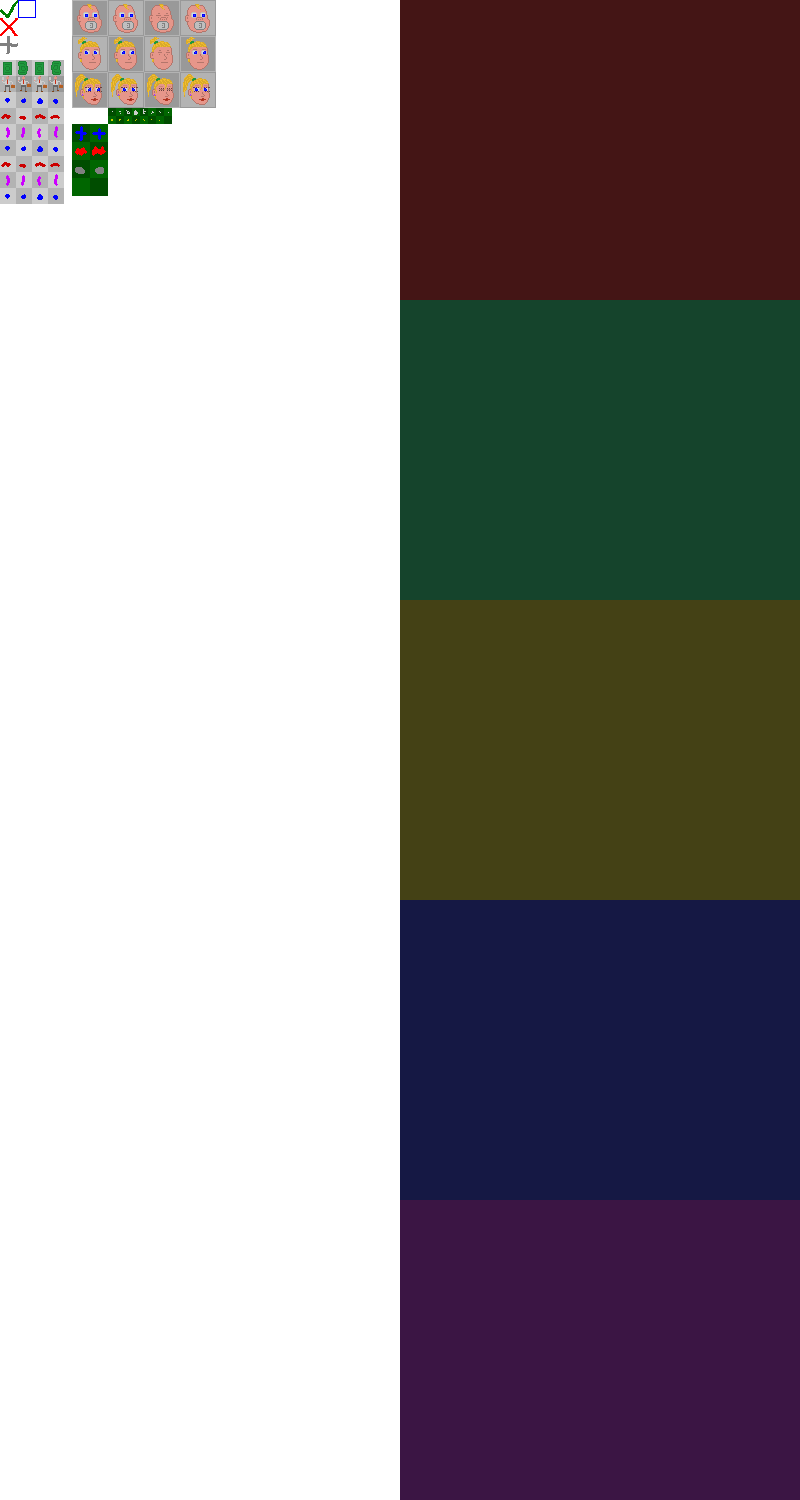
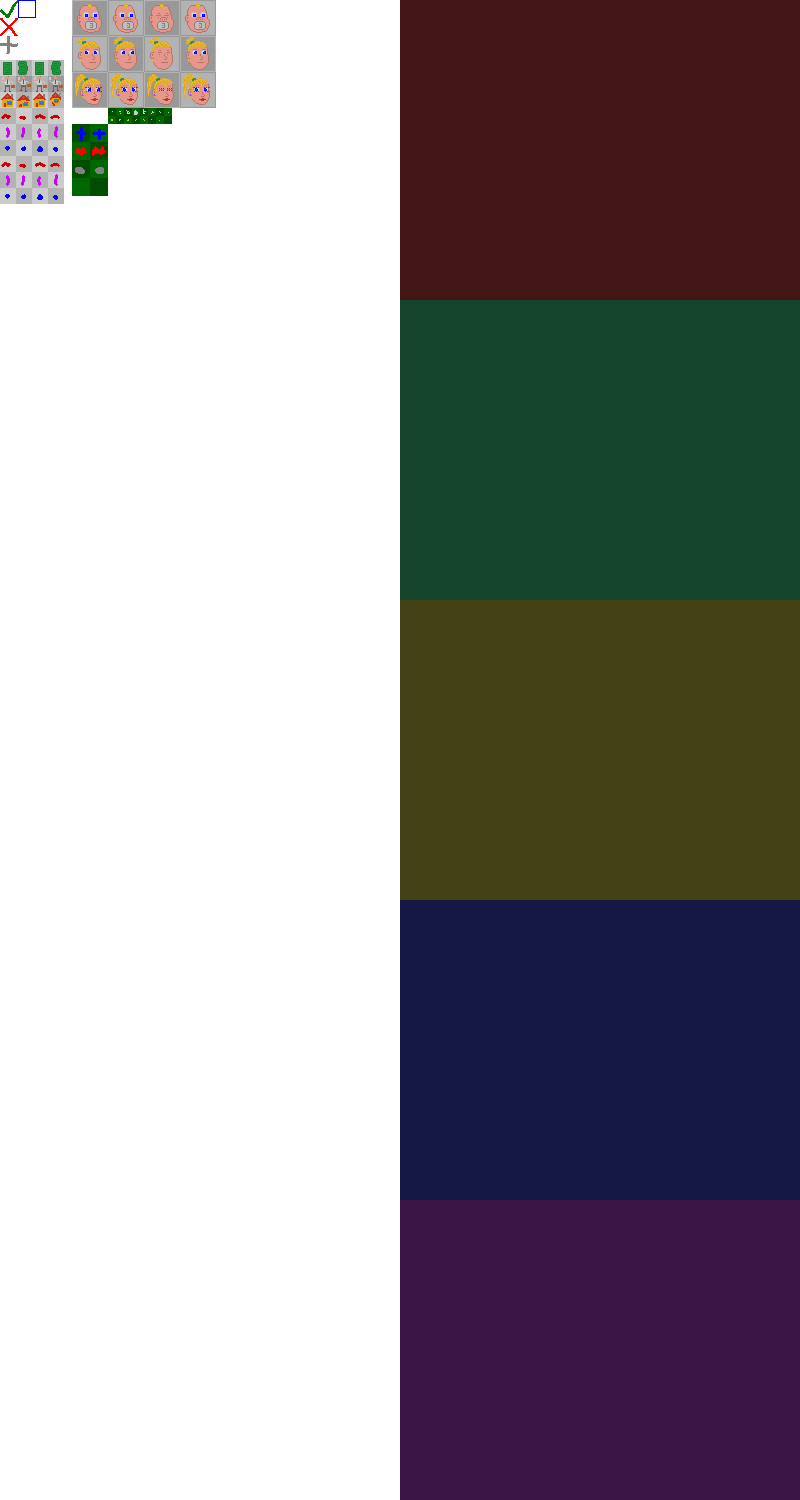
Before/after of a 800px x 1500px layered artwork. What changed in the layer stack:
painted on "gfx" over [1,92,61,107]
